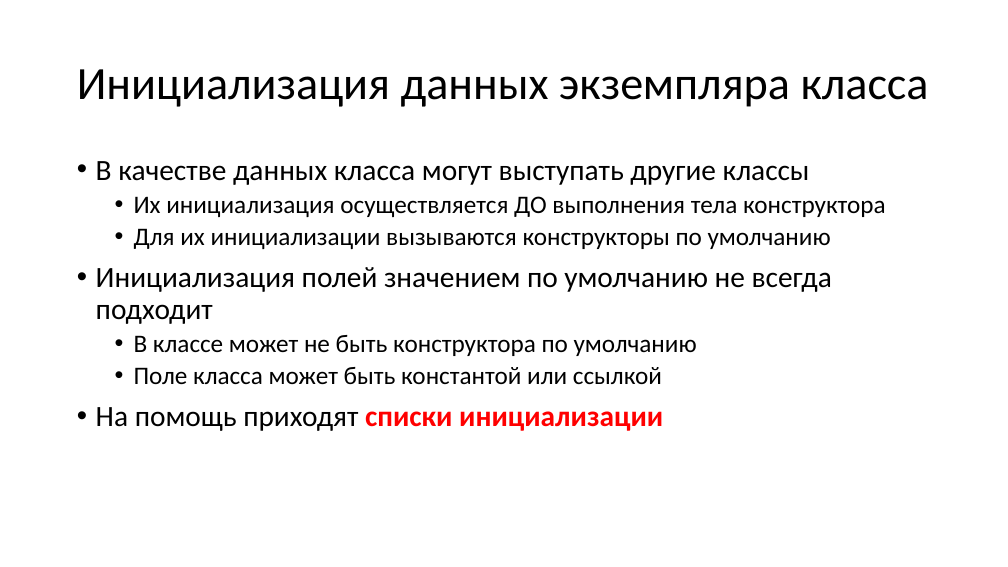
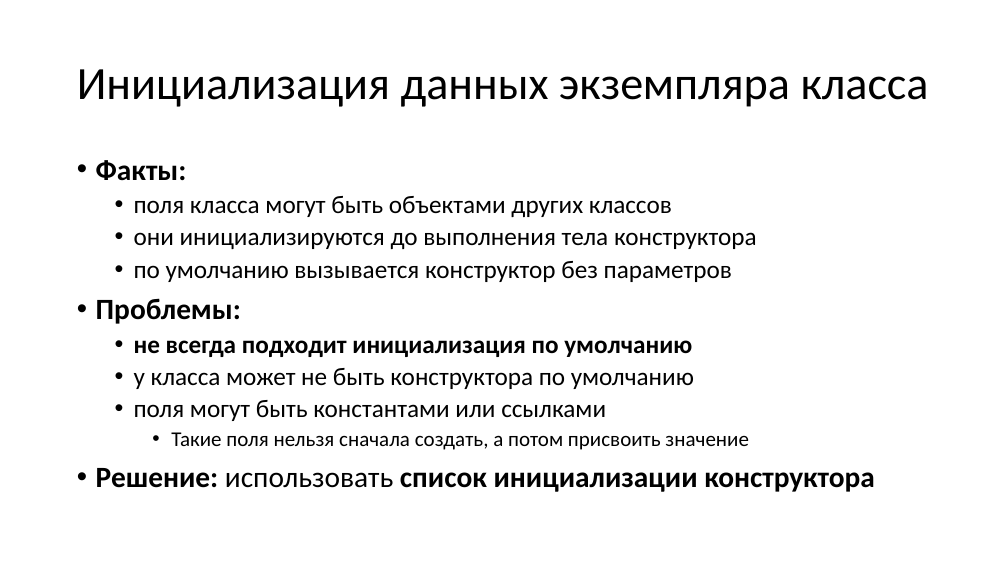
Before and after one commit to alexey-malov/oop, a slide deck: slide 84 of lectures/02/Основы ООП.pptx. Drawn at 1008x567 pixels with LibreOffice and Linux fonts; fonts in the diff are those of the drawing. Boxes give left, top, right and bottom in pixels: in the first picture for what was removed or moved away, otherwise in the second. Text is boxed around its words. In the diff, an @@ line names an element or a change of style, - is before the commit and + after.

```diff
--- a/lectures/02/Основы ООП.pptx
+++ b/lectures/02/Основы ООП.pptx
@@ text at box(96, 160, 875, 492): text changed @@
-• В качестве данных класса могут выступать другие классы
-  • Их инициализация осуществляется ДО выполнения тела конструктора
-  • Для их инициализации вызываются конструкторы по умолчанию
-• Инициализация полей значением по умолчанию не всегда подходит
-  • В классе может не быть конструктора по умолчанию
-  • Поле класса может быть константой или ссылкой
-• На помощь приходят списки инициализации
+• Факты:
+  • поля класса могут быть объектами других классов
+  • они инициализируются до выполнения тела конструктора
+  • по умолчанию вызывается конструктор без параметров
+• Проблемы:
+  • не всегда подходит инициализация по умолчанию
+  • у класса может не быть конструктора по умолчанию
+  • поля могут быть константами или ссылками
+    • Такие поля нельзя сначала создать, а потом присвоить значение
+• Решение: использовать список инициализации конструктора
```
Also in this commit, not shown: 31 other slides changed, 4 slides added, 4 slides removed.
